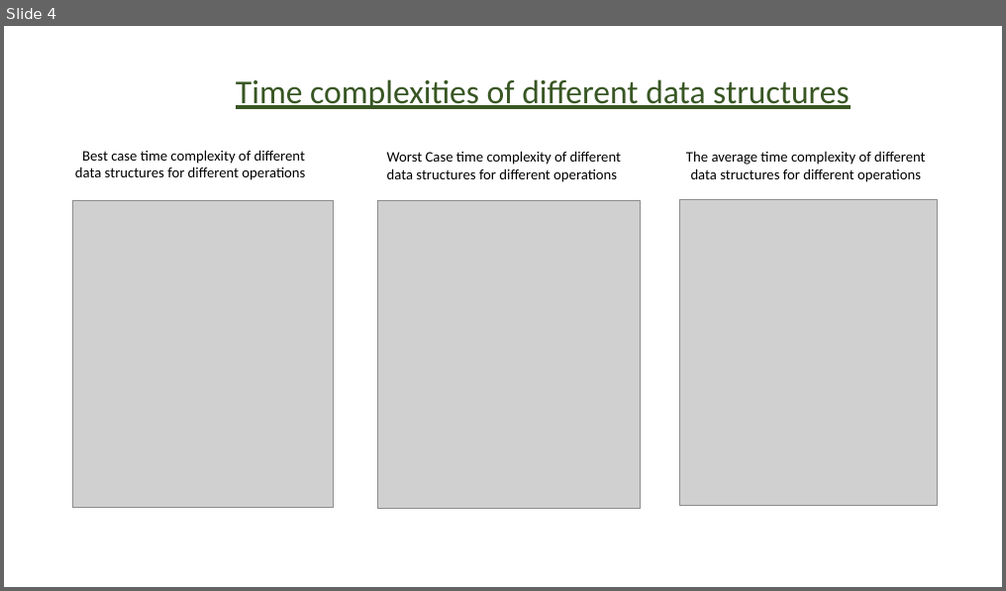
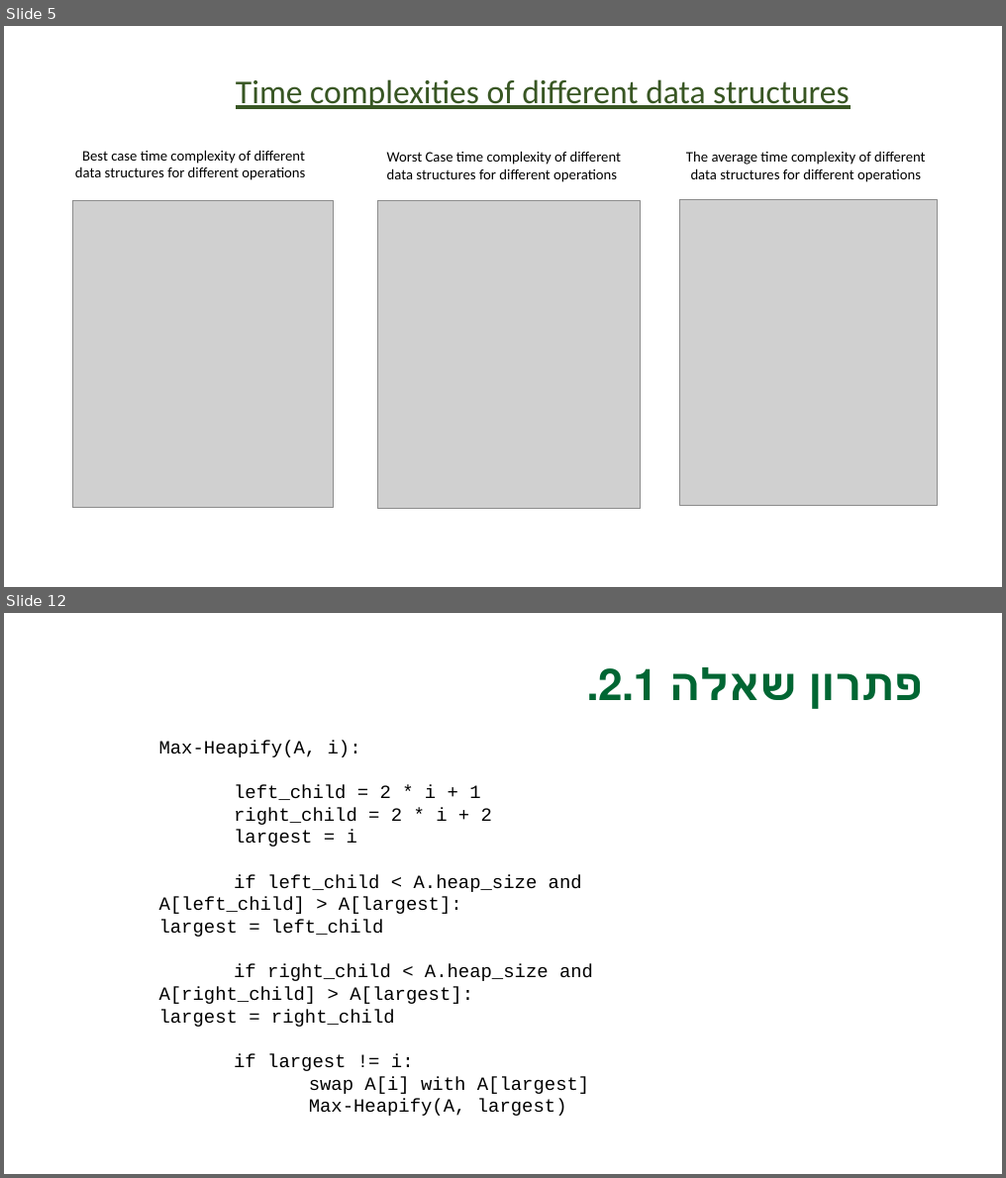
Before and after one commit to GenadyKogan/Data-Structures, a slide deck: t-08-heap/תרגול 8.pptx. Shown one above the other, each under a label of ours: slide 4 before the commit, slides 5 and 12 after it; the slides between them are not shown. The pictures are 1006x591 and 1006x1178 pixels, drawn with LibreOffice and Linux fonts; fonts in the diff are those of the drawing; grey boxes stand for pictures; background and template pictures are left out. Boxes give left, top, right and bottom in pixels: in the first picture for what was removed or moved away, otherwise in the second. Text is boxed around its words. In the diff, an @@ line names an element or a change of style, - is before the commit and + after.

```diff
--- a/t-08-heap/תרגול 8.pptx
+++ b/t-08-heap/תרגול 8.pptx
@@ slide 12 added at <box>4,613,1002,1174</box>, background picture (left out) @@
@@ text added at <box>598,668,657,700</box>, 42 pt, text #006633, bold @@
+פתרון שאלה 2.1.
@@ text added at <box>159,740,593,1116</box>, 18 pt, text #000000 @@
+Max-Heapify(A, i):
+left_child = 2 * i + 1
+right_child = 2 * i + 2
+largest = i
+if left_child < A.heap_size and A[left_child] > A[largest]: largest = left_child
+if right_child < A.heap_size and A[right_child] > A[largest]: largest = right_child
+if largest != i:
+swap A[i] with A[largest]
+Max-Heapify(A, largest)
@@ what was slide 4 is now slide 5 @@
```
Also in this commit, not shown: 4 slides changed, 10 other slides added.
